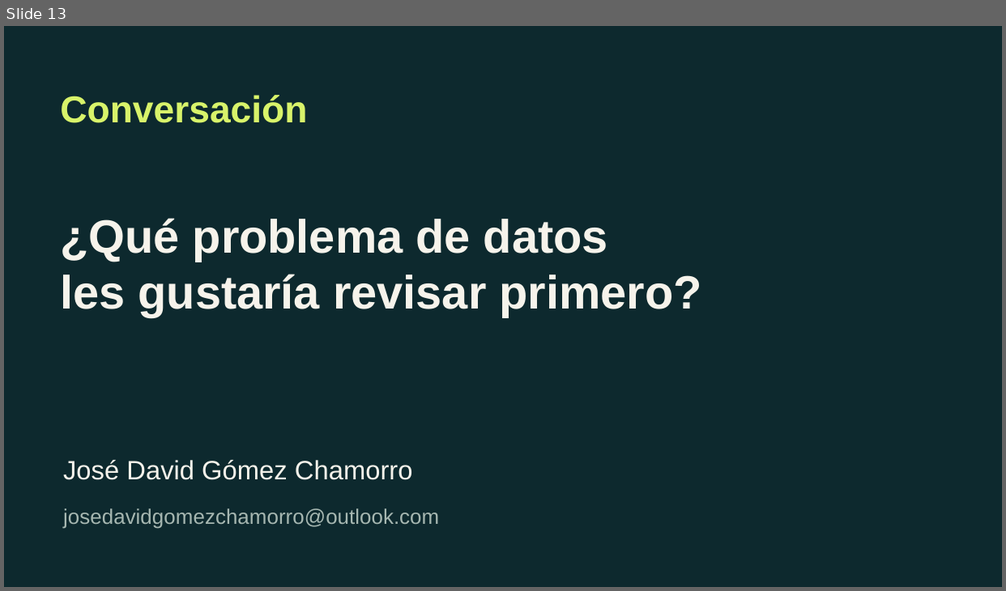
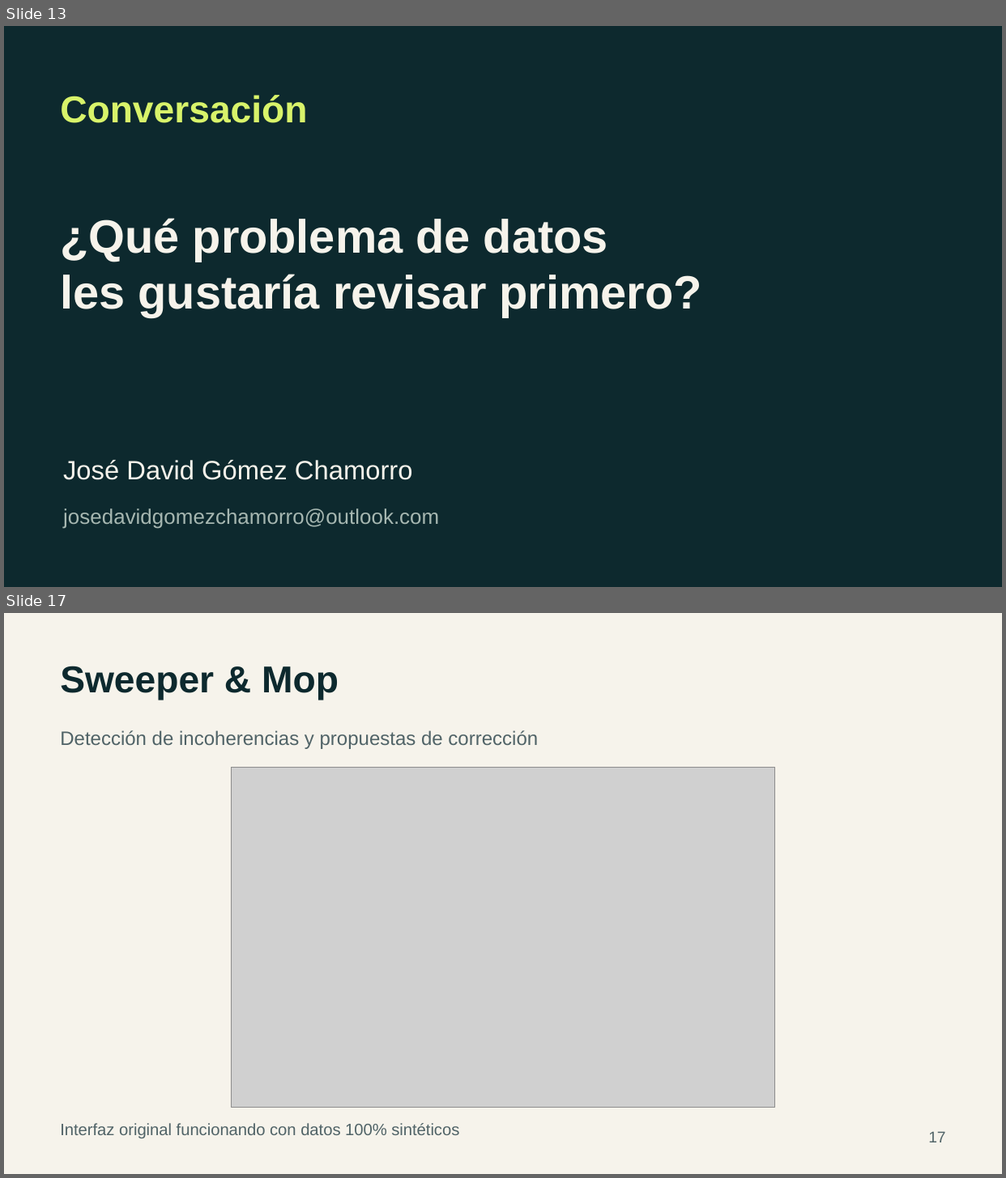
Before and after one commit to joseggch15/Interview, a slide deck: materiales/Jose_David_Gomez_Diametral.pptx. Shown one above the other, each under a label of ours: slide 13 before the commit, slides 13 and 17 after it; the slides between them are not shown. The pictures are 1006x591 and 1006x1178 pixels, drawn with LibreOffice and Linux fonts; fonts in the diff are those of the drawing; grey boxes stand for pictures. Boxes give left, top, right and bottom in pixels: in the first picture for what was removed or moved away, otherwise in the second. Text is boxed around its words. In the diff, an @@ line names an element or a change of style, - is before the commit and + after.

Commit message:
Update PowerPoint with five real software screenshots using synthetic data

```diff
--- a/materiales/Jose_David_Gomez_Diametral.pptx
+++ b/materiales/Jose_David_Gomez_Diametral.pptx
@@ slide 17 added at (4,613,1002,1174), background #F6F3EB @@
@@ text added at (60,666,339,700), 36 pt, text #0D292E, bold @@
+Sweeper & Mop
@@ text added at (60,730,538,749), 18.8 pt, text #506367 @@
+Detección de incoherencias y propuestas de corrección
@@ picture added at (231,767,775,1107) @@
@@ text added at (60,1123,459,1139), 15.8 pt, text #506367 @@
+Interfaz original funcionando con datos 100% sintéticos
@@ text added at (928,1131,945,1143), 15 pt, text #506367 @@
+17
```
Also in this commit, not shown: 4 other slides added.
